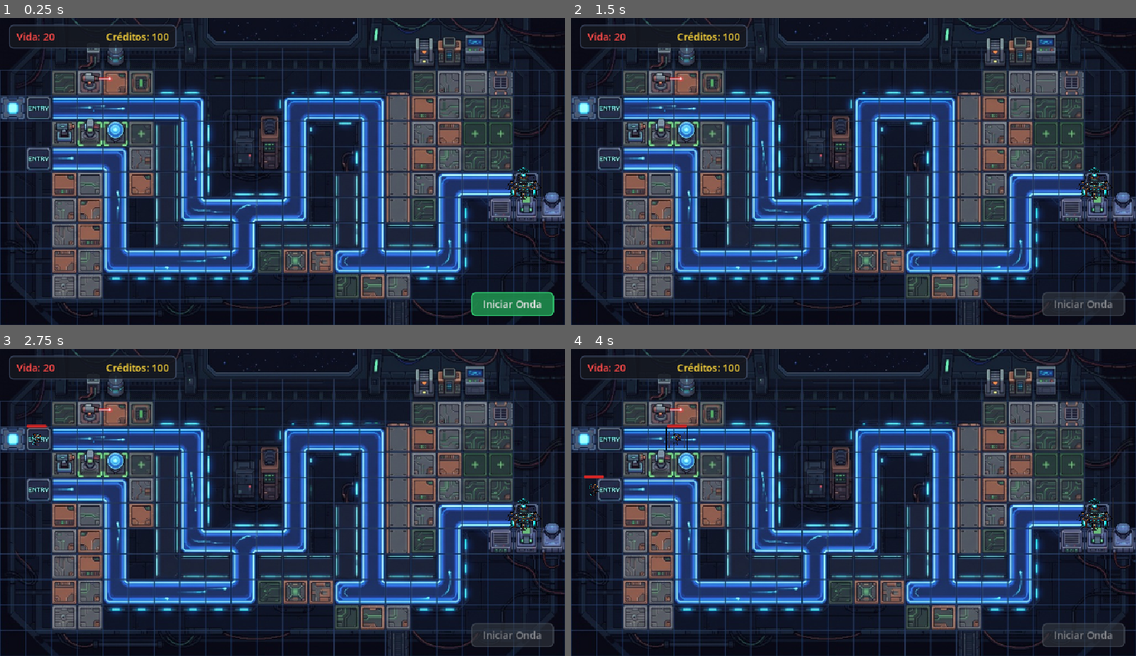
Above: before the commit, frames 1-4 (two rows, left to right).
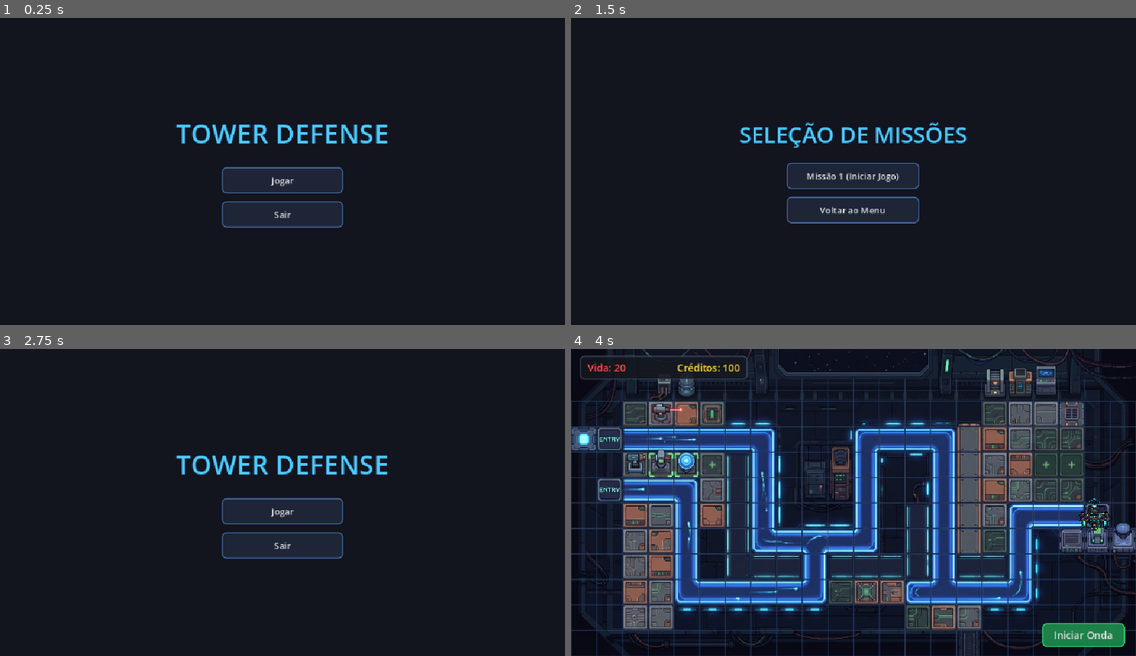
Above: after the commit, the same moments.

Repository: gabdalmazo/godot2dgame
Game: Godot game, scene res://MainMenu.tscn
The game is run twice, just before and just after one commit, with the same random seed, the same clock (stepped at 60 frames per second) and the same inputs. Before the commit the project starts from res://test_level.tscn.
Inputs (mouse positions are in pixels of both pictures, inside the frame that each line leads up to):
- Up to frame 1 (0.25 s): no input
- Up to frame 2 (1.5 s): click (1085, 303) at 0.5 s, where only the run before the commit has a clickable "Iniciar Onda"; click (853, 180) at 1.25 s, where only the run after the commit has a clickable "Jogar"
- Up to frame 3 (2.75 s): click (282, 542) at 2 s, where only the run after the commit has a clickable "Voltar ao Menu"
- Up to frame 4 (4 s): click (853, 511) at 2.75 s, where only the run after the commit has a clickable "Jogar"; click (853, 505) at 3.5 s, where only the run after the commit has a clickable "Missão 1 (Iniciar Jogo)"

The runs differ from the first frame. In frame 1, 55% of the frame differs, in the area x 0-100%, y 0-100%; in frame 2, 54%; in frame 3, 54%; in frame 4, 1.3%.

Commit message:
feat: add main menu and level selection scenes with navigation scripts

Diff:
--- /dev/null
+++ b/novo-projeto-de-jogo/LevelSelect.gd
@@ -0,0 +1,23 @@
+class_name LevelSelect
+extends Control
+
+## Tela de Seleção de Níveis
+## Permite ao jogador escolher a fase ou retornar ao Menu Principal.
+
+@export var test_level_scene: String = "res://test_level.tscn"
+@export var main_menu_scene: String = "res://MainMenu.tscn"
+
+@onready var level_1_button: Button = %Level1Button
+@onready var back_button: Button = %BackButton
+
+func _ready() -> void:
+	if level_1_button != null:
+		level_1_button.pressed.connect(_on_level_1_button_pressed)
+	if back_button != null:
+		back_button.pressed.connect(_on_back_button_pressed)
+
+func _on_level_1_button_pressed() -> void:
+	get_tree().change_scene_to_file(test_level_scene)
+
+func _on_back_button_pressed() -> void:
+	get_tree().change_scene_to_file(main_menu_scene)
--- /dev/null
+++ b/novo-projeto-de-jogo/LevelSelect.tscn
@@ -0,0 +1,114 @@
+[gd_scene load_steps=6 format=3 uid="uid://levelselect001"]
+
+[ext_resource type="Script" path="res://LevelSelect.gd" id="1_select"]
+
+[sub_resource type="LabelSettings" id="LabelSettings_title"]
+font_size = 40
+font_color = Color(0.3, 0.8, 1, 1)
+outline_size = 4
+outline_color = Color(0.05, 0.1, 0.2, 1)
+
+[sub_resource type="StyleBoxFlat" id="StyleBoxFlat_btn_normal"]
+bg_color = Color(0.12, 0.15, 0.22, 0.95)
+border_width_left = 2
+border_width_top = 2
+border_width_right = 2
+border_width_bottom = 2
+border_color = Color(0.25, 0.4, 0.6, 1)
+corner_radius_top_left = 8
+corner_radius_top_right = 8
+corner_radius_bottom_right = 8
+corner_radius_bottom_left = 8
+
+[sub_resource type="StyleBoxFlat" id="StyleBoxFlat_btn_hover"]
+bg_color = Color(0.18, 0.25, 0.38, 1)
+border_width_left = 2
+border_width_top = 2
+border_width_right = 2
+border_width_bottom = 2
+border_color = Color(0.4, 0.65, 0.95, 1)
+corner_radius_top_left = 8
+corner_radius_top_right = 8
+corner_radius_bottom_right = 8
+corner_radius_bottom_left = 8
+
+[sub_resource type="StyleBoxFlat" id="StyleBoxFlat_btn_pressed"]
+bg_color = Color(0.08, 0.1, 0.15, 1)
+border_width_left = 2
+border_width_top = 2
+border_width_right = 2
+border_width_bottom = 2
+border_color = Color(0.2, 0.3, 0.45, 1)
+corner_radius_top_left = 8
+corner_radius_top_right = 8
+corner_radius_bottom_right = 8
+corner_radius_bottom_left = 8
+
+[node name="LevelSelect" type="Control"]
+layout_mode = 3
+anchors_preset = 15
+anchor_right = 1.0
+anchor_bottom = 1.0
+grow_horizontal = 2
+grow_vertical = 2
+script = ExtResource("1_select")
+
+[node name="ColorRect" type="ColorRect" parent="."]
+layout_mode = 1
+anchors_preset = 15
+anchor_right = 1.0
+anchor_bottom = 1.0
+grow_horizontal = 2
+grow_vertical = 2
+color = Color(0.07, 0.08, 0.12, 1)
+
+[node name="CenterContainer" type="CenterContainer" parent="."]
+layout_mode = 1
+anchors_preset = 15
+anchor_right = 1.0
+anchor_bottom = 1.0
+grow_horizontal = 2
+grow_vertical = 2
+
+[node name="MarginContainer" type="MarginContainer" parent="CenterContainer"]
+layout_mode = 2
+theme_override_constants/margin_left = 32
+theme_override_constants/margin_top = 32
+theme_override_constants/margin_right = 32
+theme_override_constants/margin_bottom = 32
+
+[node name="VBoxContainer" type="VBoxContainer" parent="CenterContainer/MarginContainer"]
+layout_mode = 2
+theme_override_constants/separation = 24
+alignment = 1
+
+[node name="TitleLabel" type="Label" parent="CenterContainer/MarginContainer/VBoxContainer"]
+layout_mode = 2
+text = "SELEÇÃO DE MISSÕES"
+label_settings = SubResource("LabelSettings_title")
+horizontal_alignment = 1
+
+[node name="ButtonsContainer" type="VBoxContainer" parent="CenterContainer/MarginContainer/VBoxContainer"]
+layout_mode = 2
+theme_override_constants/separation = 14
+alignment = 1
+
+[node name="Level1Button" type="Button" parent="CenterContainer/MarginContainer/VBoxContainer/ButtonsContainer"]
+unique_name_in_owner = true
+custom_minimum_size = Vector2(240, 48)
+layout_mode = 2
+size_flags_horizontal = 4
+theme_override_styles/normal = SubResource("StyleBoxFlat_btn_normal")
+theme_override_styles/hover = SubResource("StyleBoxFlat_btn_hover")
+theme_override_styles/pressed = SubResource("StyleBoxFlat_btn_pressed")
+text = "Missão 1 (Iniciar Jogo)"
+
+[node name="BackButton" type="Button" parent="CenterContainer/MarginContainer/VBoxContainer/ButtonsContainer"]
+unique_name_in_owner = true
+custom_minimum_size = Vector2(240, 48)
+layout_mode = 2
+size_flags_horizontal = 4
+theme_override_styles/normal = SubResource("StyleBoxFlat_btn_normal")
+theme_override_styles/hover = SubResource("StyleBoxFlat_btn_hover")
+theme_override_styles/pressed = SubResource("StyleBoxFlat_btn_pressed")
+text = "Voltar ao Menu"
--- /dev/null
+++ b/novo-projeto-de-jogo/MainMenu.gd
@@ -0,0 +1,46 @@
+class_name MainMenu
+extends Control
+
+## Menu Principal do Tower Defense.
+## Gerencia a navegação inicial para a seleção de níveis e o encerramento do jogo.
+
+@export var level_select_scene: String = "res://LevelSelect.tscn"
+
+@export_group("Referências de UI")
+@export var play_button: Button
+@export var quit_button: Button
+
+func _ready() -> void:
+	# Resolução automática de referências caso não tenham sido vinculadas no Inspector
+	if play_button == null:
+		play_button = get_node_or_null("%PlayButton") as Button
+	if play_button == null:
+		play_button = find_child("PlayButton", true, false) as Button
+
+	if quit_button == null:
+		quit_button = get_node_or_null("%QuitButton") as Button
+	if quit_button == null:
+		quit_button = find_child("QuitButton", true, false) as Button
+
+	# Conexão dos sinais de clique dos botões
+	if play_button != null:
+		play_button.pressed.connect(_on_play_button_pressed)
+	else:
+		push_warning("[MainMenu] Botão 'Jogar' não encontrado na árvore de nós!")
+
+	if quit_button != null:
+		quit_button.pressed.connect(_on_quit_button_pressed)
+	else:
+		push_warning("[MainMenu] Botão 'Sair' não encontrado na árvore de nós!")
+
+func _on_play_button_pressed() -> void:
+	if level_select_scene.is_empty():
+		push_error("[MainMenu] O caminho da cena de seleção de níveis está vazio!")
+		return
+
+	var err: Error = get_tree().change_scene_to_file(level_select_scene)
+	if err != OK:
+		push_error("[MainMenu] Falha ao carregar a cena '%s' (Erro: %d)" % [level_select_scene, err])
+
+func _on_quit_button_pressed() -> void:
+	get_tree().quit()
--- /dev/null
+++ b/novo-projeto-de-jogo/MainMenu.tscn
@@ -0,0 +1,116 @@
+[gd_scene format=3 uid="uid://mainmenu001"]
+
+[ext_resource type="Script" path="res://MainMenu.gd" id="1_menu"]
+
+[sub_resource type="LabelSettings" id="LabelSettings_title"]
+font_size = 48
+font_color = Color(0.3, 0.8, 1, 1)
+outline_size = 4
+outline_color = Color(0.05, 0.1, 0.2, 1)
+
+[sub_resource type="StyleBoxFlat" id="StyleBoxFlat_btn_normal"]
+bg_color = Color(0.12, 0.15, 0.22, 0.95)
+border_width_left = 2
+border_width_top = 2
+border_width_right = 2
+border_width_bottom = 2
+border_color = Color(0.25, 0.4, 0.6, 1)
+corner_radius_top_left = 8
+corner_radius_top_right = 8
+corner_radius_bottom_right = 8
+corner_radius_bottom_left = 8
+
+[sub_resource type="StyleBoxFlat" id="StyleBoxFlat_btn_hover"]
+bg_color = Color(0.18, 0.25, 0.38, 1)
+border_width_left = 2
+border_width_top = 2
+border_width_right = 2
+border_width_bottom = 2
+border_color = Color(0.4, 0.65, 0.95, 1)
+corner_radius_top_left = 8
+corner_radius_top_right = 8
+corner_radius_bottom_right = 8
+corner_radius_bottom_left = 8
+
+[sub_resource type="StyleBoxFlat" id="StyleBoxFlat_btn_pressed"]
+bg_color = Color(0.08, 0.1, 0.15, 1)
+border_width_left = 2
+border_width_top = 2
+border_width_right = 2
+border_width_bottom = 2
+border_color = Color(0.2, 0.3, 0.45, 1)
+corner_radius_top_left = 8
+corner_radius_top_right = 8
+corner_radius_bottom_right = 8
+corner_radius_bottom_left = 8
+
+[node name="MainMenu" type="Control" node_paths=PackedStringArray("play_button", "quit_button")]
+layout_mode = 3
+anchors_preset = 15
+anchor_right = 1.0
+anchor_bottom = 1.0
+grow_horizontal = 2
+grow_vertical = 2
+script = ExtResource("1_menu")
+play_button = NodePath("CenterContainer/MarginContainer/VBoxContainer/ButtonsContainer/PlayButton")
+quit_button = NodePath("CenterContainer/MarginContainer/VBoxContainer/ButtonsContainer/QuitButton")
+
+[node name="Background" type="ColorRect" parent="."]
+layout_mode = 1
+anchors_preset = 15
+anchor_right = 1.0
+anchor_bottom = 1.0
+grow_horizontal = 2
+grow_vertical = 2
+color = Color(0.07, 0.08, 0.12, 1)
+
+[node name="CenterContainer" type="CenterContainer" parent="."]
+layout_mode = 1
+anchors_preset = 15
+anchor_right = 1.0
+anchor_bottom = 1.0
+grow_horizontal = 2
+grow_vertical = 2
+
+[node name="MarginContainer" type="MarginContainer" parent="CenterContainer"]
+layout_mode = 2
+theme_override_constants/margin_left = 32
+theme_override_constants/margin_top = 32
+theme_override_constants/margin_right = 32
+theme_override_constants/margin_bottom = 32
+
+[node name="VBoxContainer" type="VBoxContainer" parent="CenterContainer/MarginContainer"]
+layout_mode = 2
+theme_override_constants/separation = 28
+alignment = 1
+
+[node name="TitleLabel" type="Label" parent="CenterContainer/MarginContainer/VBoxContainer"]
+layout_mode = 2
+text = "TOWER DEFENSE"
+label_settings = SubResource("LabelSettings_title")
+horizontal_alignment = 1
+
+[node name="ButtonsContainer" type="VBoxContainer" parent="CenterContainer/MarginContainer/VBoxContainer"]
+layout_mode = 2
+theme_override_constants/separation = 14
+alignment = 1
+
+[node name="PlayButton" type="Button" parent="CenterContainer/MarginContainer/VBoxContainer/ButtonsContainer"]
+unique_name_in_owner = true
+custom_minimum_size = Vector2(220, 48)
+layout_mode = 2
+size_flags_horizontal = 4
+theme_override_styles/normal = SubResource("StyleBoxFlat_btn_normal")
+theme_override_styles/hover = SubResource("StyleBoxFlat_btn_hover")
+theme_override_styles/pressed = SubResource("StyleBoxFlat_btn_pressed")
+text = "Jogar"
+
+[node name="QuitButton" type="Button" parent="CenterContainer/MarginContainer/VBoxContainer/ButtonsContainer"]
+unique_name_in_owner = true
+custom_minimum_size = Vector2(220, 48)
+layout_mode = 2
+size_flags_horizontal = 4
+theme_override_styles/normal = SubResource("StyleBoxFlat_btn_normal")
+theme_override_styles/hover = SubResource("StyleBoxFlat_btn_hover")
+theme_override_styles/pressed = SubResource("StyleBoxFlat_btn_pressed")
+text = "Sair"
--- a/novo-projeto-de-jogo/project.godot
+++ b/novo-projeto-de-jogo/project.godot
@@ -11,7 +11,7 @@
 [application]
 
 config/name="Novo Projeto de Jogo"
-run/main_scene="res://test_level.tscn"
+run/main_scene="res://MainMenu.tscn"
 config/features=PackedStringArray("4.7", "Forward Plus")
 config/icon="res://icon.svg"
 
Not shown, added: novo-projeto-de-jogo/LevelSelect.gd.uid
Not shown, added: novo-projeto-de-jogo/MainMenu.gd.uid
